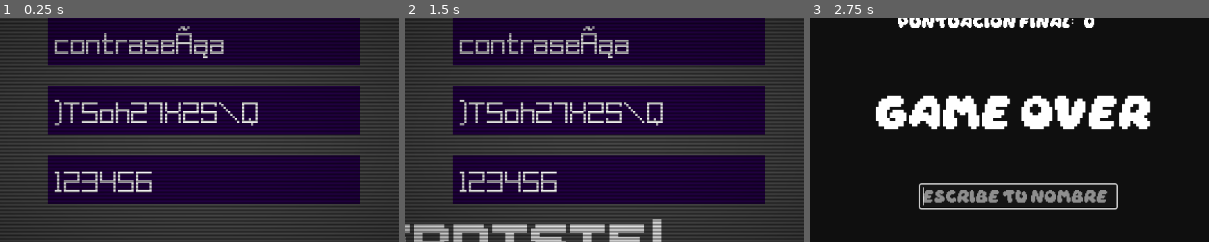
Above: before the commit, frames 1-3 (left to right).
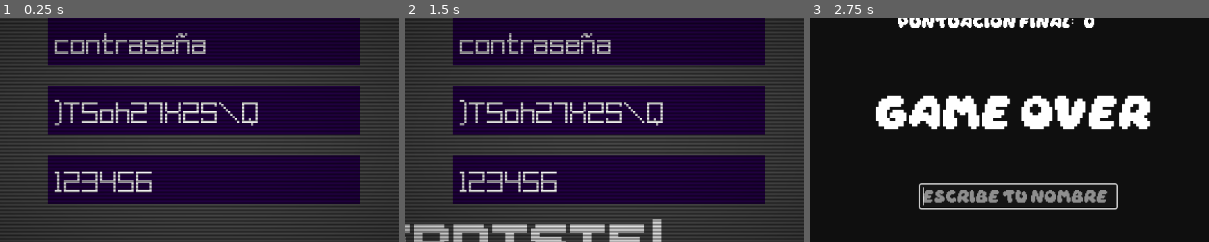
Above: after the commit, the same moments.

Repository: jpbusti/JuegoFeriaGamer202502
Game: Godot game, scene res://minigames/contraseña/scenes/MainContraseña.tscn
Same seed, same stepped clock (60 frames per second), same inputs: the game is played once before the commit and once after it. This scene is started directly instead of the project's main scene.
Inputs (mouse positions are % of the whole screen's width and height, from its top left):
- Up to frame 1 (0.25 s): no input
- Up to frame 2 (1.5 s): tap Enter (ui_accept) at 0.5, 1.35 s; move the mouse to (50, 29) at 0.52 s; hold Enter (ui_accept) 0.53-1.28 s; click (50, 29) at 0.67 s; move the mouse to (50, 44) at 1.27 s; click (50, 44) at 1.42 s
- Up to frame 3 (2.75 s): tap Enter (ui_accept) at 1.52, 1.82 s; move the mouse to (50, 59) at 2.02 s; hold Enter (ui_accept) from 2.03 s (still down); click (50, 59) at 2.17 s
The pictures show only the part of the screen within x 24-74%, y 23-73%; the shares and areas given below are measured in that part.

The runs differ from the first frame. In frame 1, 0.5% of the frame differs, in the area x 44-57%, y 3-18%; in frame 2, 0.5%; in frame 3, nothing differs.

Commit message:
Remove emoji from debug messages and minor cleanups
Fixed a typo in a password string, removed unused or redundant comments and methods, and cleaned up transition scene setup by removing the score label display logic.

Diff:
--- a/minigames/contraseña/scripts/MainContraseña.gd
+++ b/minigames/contraseña/scripts/MainContraseña.gd
@@ -26,10 +26,9 @@
 	# Generar opciones
 	spawn_options()
 
-	printerr("⏰ CONTRASEÑA - 5 segundos iniciados")
 
 func spawn_options():
-	var passwords = ["123456", "contraseÃąa", ")T5oh27X2S\\Q"]
+	var passwords = ["123456", "contraseña", ")T5oh27X2S\\Q"]
 	passwords.shuffle()
 
 	var positions = [Vector2(350, 150), Vector2(350, 250), Vector2(350, 350)]
@@ -52,7 +51,6 @@
 	victory = true
 	game_timer.stop()
 
-	printerr("✅ CONTRASEÑA - GANÓ")
 
 	if win_sound:
 		win_sound.play()
@@ -70,7 +68,6 @@
 	victory = false
 	game_timer.stop()
 
-	printerr("❌ CONTRASEÑA - PERDIÓ")
 
 	if lose_sound:
 		lose_sound.play()
@@ -84,11 +81,9 @@
 
 func _on_game_timer_timeout():
 	if not game_over:
-		printerr("⏰ CONTRASEÑA - TIEMPO AGOTADO")
 		lose_game()
 
 func notify_game_manager():
-	printerr("📢 CONTRASEÑA - Notificando al GameManager")
 	var game_manager = get_node("/root/GameManager")
 	if game_manager and game_manager.has_method("process_minigame_result"):
 		game_manager.process_minigame_result(victory)
--- a/minigames/popup/scripts/PopupMain.gd
+++ b/minigames/popup/scripts/PopupMain.gd
@@ -39,7 +39,7 @@
 var timer: Timer
 
 func _ready():
-	printerr("🎮 Minijuego Popup iniciado")
+	printerr("Minijuego Popup iniciado")
 	apply_difficulty_settings()
 	reset_game()
 	start_game()
@@ -48,7 +48,7 @@
 	# Configurar tiempo según dificultad (menos tiempo en niveles más altos)
 	var tiempo_actual = TIEMPO_BASE - (Global.score * REDUCCION_TIEMPO)
 	tiempo_actual = max(tiempo_actual, 2.0)
-	printerr("🎯 Dificultad: " + str(Global.score) + ", Tiempo: " + str(tiempo_actual))
+	printerr("Dificultad: " + str(Global.score) + ", Tiempo: " + str(tiempo_actual))
 
 func reset_game():
 	game_over = false
@@ -76,12 +76,9 @@
 	# Animación bomba
 	if ani_bomba and ani_bomba.has_method("play"):
 		ani_bomba.play("anibomba")
-		printerr("💣 Animación de bomba iniciada")
 
-	# Generar popups
 	spawn_popups()
 
-	printerr("⏰ Popup - Juego configurado para 5.0 segundos")
 
 func spawn_popups() -> void:
 	for i in 3:
@@ -91,7 +88,7 @@
 		new_popup.close_fail.connect(_on_Popup_close_fail)
 		add_child(new_popup)
 
-	printerr("📧 3 popups generados")
+	printerr("3 popups generados")
 
 # --- Lógica de Ganar/Perder ---
 
@@ -99,14 +96,14 @@
 	if game_over: return
 
 	popups_restantes -= 1
-	printerr("✅ Popup cerrado - Faltan: " + str(popups_restantes))
+	printerr("Popup cerrado - Faltan: " + str(popups_restantes))
 
 	if popups_restantes == 0:
 		win_game()
 
 func _on_Popup_close_fail() -> void:
 	if game_over: return
-	printerr("❌ Clic en lugar equivocado")
+	printerr("Clic en lugar equivocado")
 	lose_game()
 
 func win_game():
@@ -156,19 +153,19 @@
 	notify_game_manager()
 
 func notify_game_manager():
-	printerr("🎊 Popup - Resultado: " + ("GANÓ" if victory else "PERDIÓ"))
+	printerr("Popup - Resultado: " + ("GANÓ" if victory else "PERDIÓ"))
 
 	var game_manager = get_node("/root/GameManager")
 	if game_manager and game_manager.has_method("process_minigame_result"):
 		game_manager.process_minigame_result(victory)
 	else:
-		printerr("❌ GameManager no encontrado")
+		printerr("GameManager no encontrado")
 
 # --- Temporizadores ---
 
 func _on_time_out():
 	if not game_over:
-		printerr("⏰ Tiempo agotado - Popup")
+		printerr("Tiempo agotado - Popup")
 		lose_game()
 
 func _on_GameTimer_timeout():
--- a/minigames/presionar/scripts/MainPresionar.gd
+++ b/minigames/presionar/scripts/MainPresionar.gd
@@ -32,7 +32,7 @@
 	if zona:
 		zona.scale = Vector2(1.0 / nivel_dificultad, 1.0)
 
-	printerr("🎯 Dificultad: " + str(nivel_dificultad) + ", Velocidad: " + str(velocidad_actual))
+	printerr("Dificultad: " + str(nivel_dificultad) + ", Velocidad: " + str(velocidad_actual))
 
 func reset_game():
 	acierto = false
@@ -88,15 +88,15 @@
 
 	if zona_rect.intersects(indicador_rect):
 		acierto = true
-		printerr("✅ ACIERTO!")
+		printerr("ACIERTO")
 	else:
 		acierto = false
-		printerr("❌ FALLO")
+		printerr("FALLO")
 
 	juego_activo = false
 
 func _on_time_out():
-	printerr("⏰ Minijuego Tiempo terminado - Ganó: " + str(acierto))
+	printerr("Minijuego Tiempo terminado - Ganó: " + str(acierto))
 	juego_activo = false
 
 	var game_manager = get_node("/root/GameManager")
--- a/minigames/saltar/scripts/MainSaltar.gd
+++ b/minigames/saltar/scripts/MainSaltar.gd
@@ -84,13 +84,13 @@
 	if not car.is_connected("car_dodged", Callable(self, "_on_car_dodged")):
 		car.connect("car_dodged", Callable(self, "_on_car_dodged"))
 
-	printerr("🚗 Carro " + str(cars_spawned) + "/" + str(max_cars) + " generado")
+	printerr("Carro " + str(cars_spawned) + "/" + str(max_cars) + " generado")
 
 func _on_car_player_hit(_body: Node, car_instance: Node):
 	if not microgame_active:
 		return
 
-	printerr("💥 Jugador golpeado")
+	printerr("Jugador golpeado")
 	victory = false
 	microgame_active = false
 	car_spawn_timer.stop()
@@ -102,12 +102,12 @@
 	if not microgame_active:
 		return
 
-	printerr("✅ Auto esquivado")
+	printerr("Auto esquivado")
 	victory = true
 	# No detenemos el juego aquí para permitir múltiples carros
 
 func _on_time_out():
-	printerr("⏰ Saltar terminado - Ganó: " + str(victory) + ", Carros: " + str(cars_spawned))
+	printerr("Saltar terminado - Ganó: " + str(victory) + ", Carros: " + str(cars_spawned))
 	microgame_active = false
 	car_spawn_timer.stop()
 
--- a/scripts/ScoreList.gd
+++ b/scripts/ScoreList.gd
@@ -13,9 +13,7 @@
 var head: ScoreNode = null
 var size: int = 0
 
-# --- MÉTODOS DEL TAD ---
 
-#(Mayor a menor)
 func insert_sorted(p_name: String, p_score: int) -> void:
 	var new_node = ScoreNode.new(p_name, p_score)
 
@@ -46,7 +44,6 @@
 	var current = head
 	while current.next.next != null:
 		current = current.next
-	# Desconectar el último
 	current.next = null
 	size -= 1
 
--- a/scripts/score_manager.gd
+++ b/scripts/score_manager.gd
@@ -22,9 +22,9 @@
 			file.store_line("%s,%d" % [current_node.player_name, current_node.score])
 			current_node = current_node.next
 		file.close()
-		print("✅ Scores guardados en:", SAVE_PATH)
+		print("Scores guardados en:", SAVE_PATH)
 	else:
-		push_error("❌ No se pudo guardar el archivo de puntajes.")
+		push_error("No se pudo guardar el archivo de puntajes.")
 
 
 func load_scores() -> void:
--- a/scripts/transition_scene.gd
+++ b/scripts/transition_scene.gd
@@ -7,10 +7,8 @@
 var audio_player: AudioStreamPlayer
 
 func _ready():
-	printerr("🎬 Transición ULTRA RÁPIDA iniciada")
 	create_everything()
 	setup_curtains()
-	setup_score_display()
 	start_ultra_fast_transition_sequence()
 
 func create_everything():
@@ -35,8 +33,6 @@
 	var sound = preload("res://assets/assetsgenerales/switch-sound.mp3")
 	if sound:
 		audio_player.stream = sound
-	else:
-		printerr("❌ Sonido de transición no encontrado")
 
 func create_curtains():
 	# Crear TopCurtain
@@ -93,17 +89,8 @@
 	bottom_curtain.position = Vector2(-50, screen_size.y)
 	bottom_curtain.color = Color(0, 0, 0, 0.9)
 
-func setup_score_display():
-	# Crear y configurar label de score
-	score_label = Label.new()
-	score_label.name = "ScoreLabel"
-	score_label.text = "SCORE: " + str(Global.score)
-	score_label.add_theme_font_size_override("font_size", 48)
-	score_label.add_theme_color_override("font_color", Color.WHITE)
-	score_label.position = Vector2(50, 50)
-	add_child(score_label)
 
-	printerr("📊 Score mostrado: " + str(Global.score))
+
 
 func start_ultra_fast_transition_sequence():
 	printerr("⚡ Transición ULTRA RÁPIDA iniciada (0.45 segundos total)")
@@ -111,12 +98,11 @@
 	# 1. CERRAR CORTINAS ULTRA RÁPIDO (0.15s)
 	anim.play("curtains_close")
 	await anim.animation_finished
-	printerr("✅ Cortinas cerradas")
+	printerr("Cortinas cerradas")
 
 	# Reproducir sonido exactamente cuando acaba la animación de cerrar
 	if audio_player:
 		audio_player.play()
-		printerr("🔊 Sonido de transición reproducido")
 
 	# 2. PAUSA MUY CORTA con cortinas cerradas (0.15s)
 	await get_tree().create_timer(0.15).timeout
@@ -129,7 +115,6 @@
 	# 4. ABRIR CORTINAS ULTRA RÁPIDO (0.15s)
 	anim.play("curtains_open")
 	await anim.animation_finished
-	printerr("✅ Cortinas abiertas")
 
 	# 5. Eliminar escena de transición
 	queue_free()
